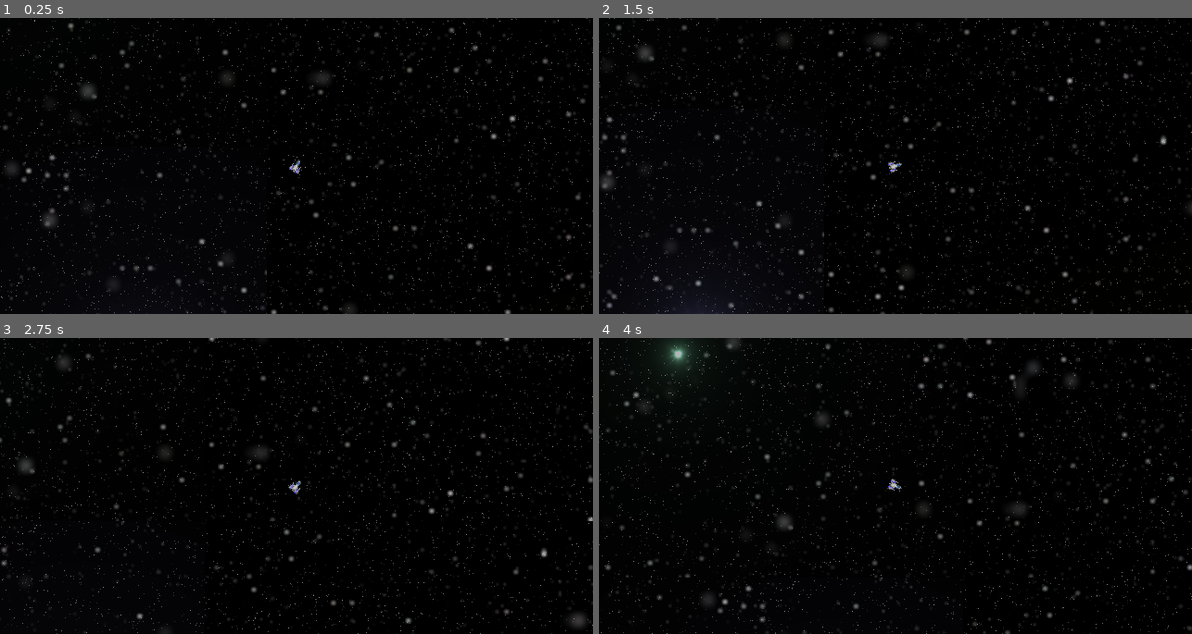
Above: before the commit, frames 1-4 (two rows, left to right).
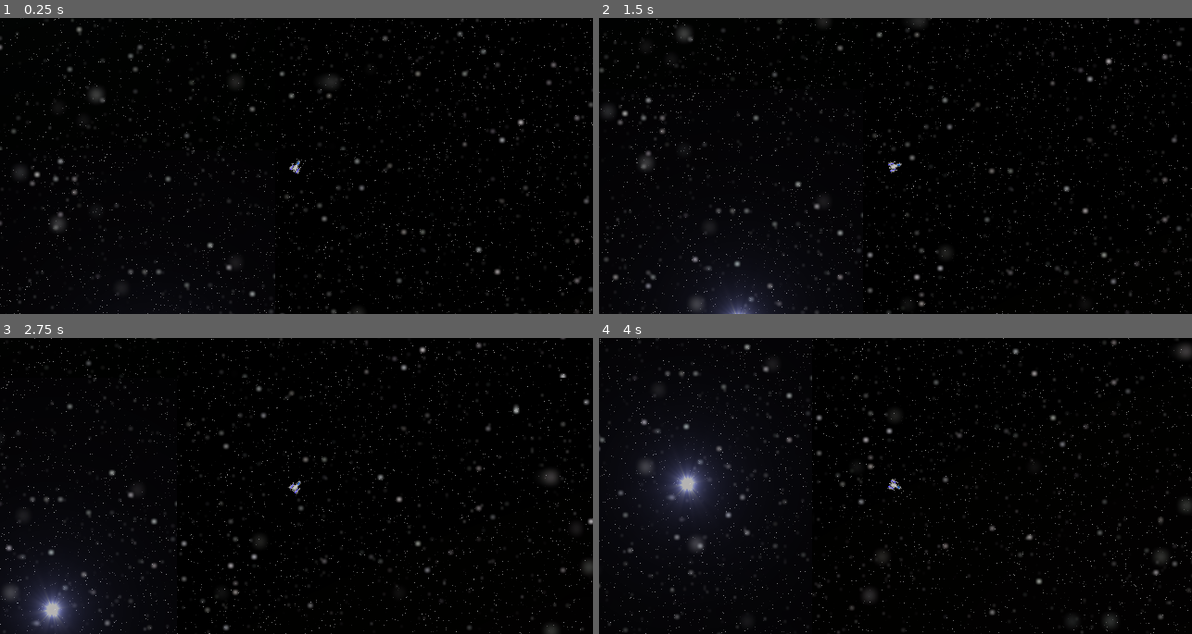
Above: after the commit, the same moments.

Repository: vYORKv/Sector-Flashpoint
Game: Godot game, scene res://Scenes/Game.tscn
Same seed, same stepped clock (60 frames per second), same inputs: the game is played once before the commit and once after it.
Inputs (mouse positions are in pixels of both pictures, inside the frame that each line leads up to):
- Up to frame 1 (0.25 s): no input
- Up to frame 2 (1.5 s): move the mouse to (1025, 151) at 0.52 s; hold Right (ui_right) 0.53-1.28 s; move the mouse to (776, 180) at 1.27 s; hold Down (ui_down) from 1.28 s (still down)
- Up to frame 3 (2.75 s): move the mouse to (355, 420) at 2.02 s; release Down (ui_down) at 2.03 s; hold Right (ui_right) from 2.03 s (still down)
- Up to frame 4 (4 s): move the mouse to (865, 545) at 2.77 s; release Right (ui_right) at 2.78 s; hold Up (ui_up) 2.78-3.53 s; move the mouse to (1073, 530) at 3.52 s; hold Left (ui_left) from 3.53 s (still down)

The runs differ from the first frame. In frame 1, 5.4% of the frame differs, in the area x 0-100%, y 0-100%; in frame 2, 6.3%; in frame 3, 8.0%; in frame 4, 10%.

Commit message:
Finished directional movement
Found strafing motion solution using tangent() method. Basic locomotion is now complete. Next is combat/patrol speed and bullets.

Diff:
--- a/Scripts/Player.gd
+++ b/Scripts/Player.gd
@@ -1,52 +1,23 @@
 extends KinematicBody2D
 
 const acceleration = 5
-const max_speed = 5
+const max_speed = 3
 const friction = 4
 const speed = 10
 const turn_speed = 0.2
 
-#var velocity = Vector2()
 var velocity = Vector2.ZERO
+
 onready var TweenNode = get_node("Tween")
-
-var inputs = {
-	"ui_right": Vector2.RIGHT,
-	"ui_left": Vector2.LEFT,
-	"ui_up": Vector2.UP,
-	"ui_down": Vector2.DOWN
-}
 
 func _ready():
 	pass
 
-#func GetInput():
-#	var mouse_position = get_global_mouse_position()
-#	velocity = Vector2()
-#	# initial and final x-vector of basis
-#	var initial_transform_x = self.transform.x
-#	var final_transform_x = (mouse_position - self.global_position).normalized()
-#	# interpolate
-#	TweenNode.interpolate_method(self, '_set_rotation', initial_transform_x, final_transform_x, turn_speed, Tween.TRANS_LINEAR, Tween.EASE_OUT)
-#	TweenNode.start()
-#
-#	if Input.is_action_pressed("ui_up"):
-#		speed = lerp(speed, max_speed, get_process_delta_time()*acceleration)
-#		velocity = Vector2(speed, 0).rotated(rotation)
-#	elif Input.is_action_pressed("ui_down"):
-#		speed = lerp(speed, max_speed, get_process_delta_time()*acceleration)
-#		velocity = Vector2(-speed * .7, 0).rotated(rotation)
-#	elif Input.is_action_pressed("ui_left"):
-#		speed = lerp(speed, max_speed, get_process_delta_time()*acceleration)
-#		velocity = Vector2(0, -speed * .7).rotated(rotation)
-#	elif Input.is_action_pressed("ui_right"):
-#		speed = lerp(speed, max_speed, get_process_delta_time()*acceleration)
-#		velocity = Vector2(0, speed * .7).rotated(rotation)
-
 func _physics_process(delta):
 	var mouse_position = get_global_mouse_position()
-	var input_vector = Vector2.ZERO
 	var direction = (mouse_position - self.position).normalized()
+	var direction_x = direction.tangent()
+
 	# initial and final x-vector of basis
 	var initial_transform_x = self.transform.x
 	var final_transform_x = (mouse_position - self.global_position).normalized()
@@ -55,11 +26,14 @@
 	TweenNode.start()
 	look_at(mouse_position)
 
-	input_vector.x = Input.get_action_strength("ui_right") - Input.get_action_strength("ui_left")
-	input_vector.y = Input.get_action_strength("ui_down") - Input.get_action_strength("ui_up")
-	input_vector = (input_vector - mouse_position).normalized()
-	if input_vector != Vector2.ZERO:
-		velocity = velocity.move_toward(input_vector * max_speed, acceleration * delta)
+	if Input.get_action_strength("ui_up"):
+		velocity = velocity.move_toward(direction * max_speed, acceleration * delta)
+	elif Input.get_action_strength("ui_down"):
+		velocity = velocity.move_toward(-direction * max_speed/2, acceleration * delta)
+	elif Input.get_action_strength("ui_left"):
+		velocity = velocity.move_toward(direction_x * max_speed/2, acceleration * delta)
+	elif Input.get_action_strength("ui_right"):
+		velocity = velocity.move_toward(-direction_x * max_speed/2, acceleration * delta)
 	else:
 		velocity = velocity.move_toward(Vector2.ZERO, friction * delta)
 	move_and_collide(velocity)
